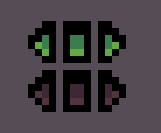
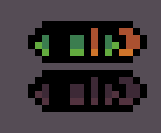
Layers edited between the first and the second w=161, h=133 image:
painted on "OrangeMeter0.png" over [56, 70, 63, 112]
painted on "OrangeMeter1.png" over [91, 70, 98, 112]
painted on "OrangeMeter2.png" over [112, 70, 147, 112]
painted on "OrangeMeter3.png" over [56, 21, 63, 63]
painted on "OrangeMeter4.png" over [91, 21, 98, 63]
painted on "OrangeMeter5.png" over [112, 21, 147, 63]
